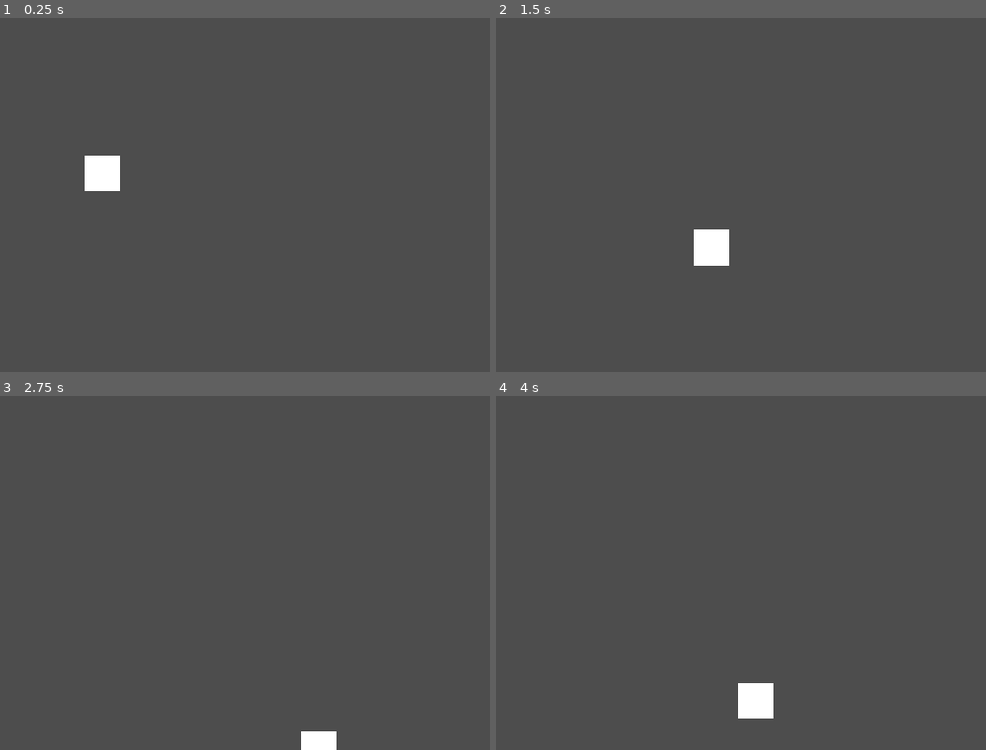
Above: before the commit, frames 1-4 (two rows, left to right).
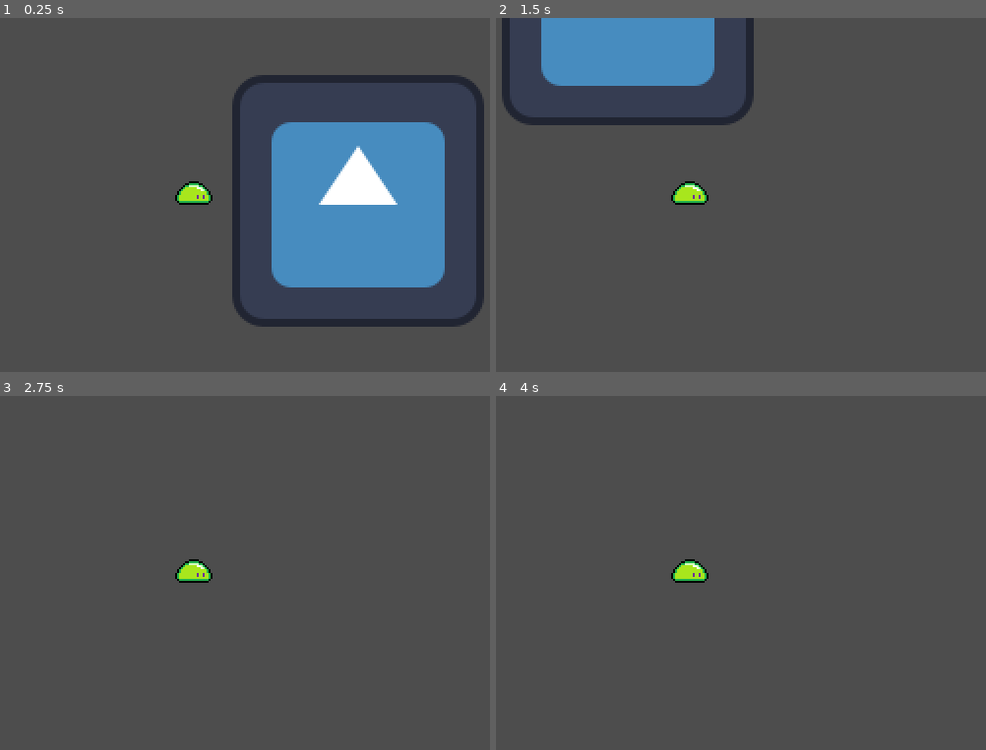
Above: after the commit, the same moments.

Repository: ryderlopeman10-dotcom/haven-dunlap-26-jam
Game: Godot game, scene res://Scenes/test_scene.tscn
The game is run twice, just before and just after one commit, with the same random seed, the same clock (stepped at 60 frames per second) and the same inputs. The engine's default icon, where the game draws it, is replaced by a stand-in: a white triangle on a blue panel in a dark square.
Inputs:
- Up to frame 1 (0.25 s): no input
- Up to frame 2 (1.5 s): tap Enter at 0.5 s; hold D (Right) 0.53-1.28 s; tap Space (Jump) at 0.77 s; hold S (Down) from 1.28 s (still down)
- Up to frame 3 (2.75 s): tap Space (Jump) at 1.52 s; release S (Down) at 2.03 s; hold D (Right) from 2.03 s (still down)
- Up to frame 4 (4 s): release D (Right) at 2.78 s; hold W (Up) 2.78-3.53 s; tap Space (Jump) at 3.02, 3.77 s; hold A (Left) from 3.53 s (still down)

The runs differ from the first frame. In frame 1, 22% of the frame differs, in the area x 17-99%, y 16-88%; in frame 2, 9.8%; in frame 3, 0.8%; in frame 4, 1.1%.

Commit message:
Not Sure What I Did

Diff:
--- a/haven-project-26/Player/player.gd
+++ b/haven-project-26/Player/player.gd
@@ -3,9 +3,12 @@
 @onready var falling_timer: Timer = $"Falling Timer"
 @onready var player_collision_shape: CollisionShape2D = $CollisionShape2D
 
+@onready var sprite: AnimatedSprite2D = $AnimatedSprite2D
+
 var movement_speed : int = 150
+var moving : bool = false
 
-var jump_height : int = -3000
+var jump_height : int = -5000
 var can_jump : bool = true
 var is_jumping : bool = false
 var first_jump : bool = false
@@ -31,13 +34,17 @@
 		first_jump = true
 
 	if dir_x:
+		moving = true
 		velocity.x = dir_x * movement_speed
+	else:
+		moving = false
 
 	if is_jumping:
 		return
 
 	if dir_y:
-			velocity.y = dir_y * movement_speed
+		moving = true
+		velocity.y = dir_y * movement_speed
 
 	move_and_slide()
 
--- a/haven-project-26/Player/player.tscn
+++ b/haven-project-26/Player/player.tscn
@@ -1,24 +1,77 @@
 [gd_scene format=3 uid="uid://ccpj8r6a7w0c0"]
 
 [ext_resource type="Script" uid="uid://bkp18v3ffcgem" path="res://Player/player.gd" id="1_l8h54"]
+[ext_resource type="Texture2D" uid="uid://5s4fur57eh36" path="res://Player/pixil-frame-0.png" id="2_btcbx"]
+[ext_resource type="Texture2D" uid="uid://mpib7crvfekb" path="res://Player/slime.png" id="3_gwnis"]
 
-[sub_resource type="BoxMesh" id="BoxMesh_7r1ys"]
+[sub_resource type="AtlasTexture" id="AtlasTexture_k53q1"]
+atlas = ExtResource("2_btcbx")
+region = Rect2(0, 0, 25, 19)
 
-[sub_resource type="CircleShape2D" id="CircleShape2D_7r1ys"]
-radius = 29.274563
+[sub_resource type="AtlasTexture" id="AtlasTexture_fhl08"]
+atlas = ExtResource("3_gwnis")
+region = Rect2(0, 0, 25, 19)
+
+[sub_resource type="AtlasTexture" id="AtlasTexture_vtle1"]
+atlas = ExtResource("3_gwnis")
+region = Rect2(25, 0, 25, 19)
+
+[sub_resource type="AtlasTexture" id="AtlasTexture_od3ui"]
+atlas = ExtResource("3_gwnis")
+region = Rect2(50, 0, 25, 19)
+
+[sub_resource type="AtlasTexture" id="AtlasTexture_00tjw"]
+atlas = ExtResource("3_gwnis")
+region = Rect2(75, 0, 25, 19)
+
+[sub_resource type="SpriteFrames" id="SpriteFrames_7r1ys"]
+animations = [{
+"frames": [{
+"duration": 1.0,
+"texture": SubResource("AtlasTexture_k53q1")
+}],
+"loop": 1,
+"name": &"idle",
+"speed": 5.0
+}, {
+"frames": [{
+"duration": 1.0,
+"texture": SubResource("AtlasTexture_fhl08")
+}, {
+"duration": 1.0,
+"texture": SubResource("AtlasTexture_vtle1")
+}, {
+"duration": 1.0,
+"texture": SubResource("AtlasTexture_od3ui")
+}, {
+"duration": 1.0,
+"texture": SubResource("AtlasTexture_00tjw")
+}],
+"loop": 1,
+"name": &"walk",
+"speed": 8.0
+}]
+
+[sub_resource type="RectangleShape2D" id="RectangleShape2D_irdi4"]
+size = Vector2(23, 12)
 
 [node name="Player" type="CharacterBody2D" unique_id=168181456]
 script = ExtResource("1_l8h54")
 
-[node name="MeshInstance2D" type="MeshInstance2D" parent="." unique_id=1131507051]
-scale = Vector2(36.5, 36.5)
-mesh = SubResource("BoxMesh_7r1ys")
+[node name="AnimatedSprite2D" type="AnimatedSprite2D" parent="." unique_id=2021939238]
+position = Vector2(-2.5, -4.5)
+sprite_frames = SubResource("SpriteFrames_7r1ys")
+animation = &"idle"
 
 [node name="CollisionShape2D" type="CollisionShape2D" parent="." unique_id=1173162886]
-shape = SubResource("CircleShape2D_7r1ys")
+position = Vector2(-1.5, -1)
+shape = SubResource("RectangleShape2D_irdi4")
 
 [node name="Falling Timer" type="Timer" parent="." unique_id=1928887462]
-wait_time = 0.3
+wait_time = 0.5
 one_shot = true
 
+[node name="Camera2D" type="Camera2D" parent="." unique_id=490995291]
+zoom = Vector2(2, 2)
+
 [connection signal="timeout" from="Falling Timer" to="." method="_on_timer_timeout"]
--- a/haven-project-26/Scenes/test_scene.tscn
+++ b/haven-project-26/Scenes/test_scene.tscn
@@ -1,8 +1,13 @@
 [gd_scene format=3 uid="uid://douct5wj5ie1k"]
 
 [ext_resource type="PackedScene" uid="uid://ccpj8r6a7w0c0" path="res://Player/player.tscn" id="1_3dogw"]
+[ext_resource type="Texture2D" uid="uid://4agx8eao0akq" path="res://icon.svg" id="1_r5l72"]
 
 [node name="Test Scene" type="Node2D" unique_id=2086546632]
 
+[node name="Icon" type="Sprite2D" parent="." unique_id=853869091]
+position = Vector2(376, 273)
+texture = ExtResource("1_r5l72")
+
 [node name="Player" parent="." unique_id=168181456 instance=ExtResource("1_3dogw")]
-position = Vector2(226, 158)
+position = Vector2(293, 270)
--- a/haven-project-26/project.godot
+++ b/haven-project-26/project.godot
@@ -66,6 +66,7 @@
 
 [rendering]
 
+textures/canvas_textures/default_texture_filter=0
 rendering_device/driver.windows="d3d12"
 renderer/rendering_method="gl_compatibility"
 renderer/rendering_method.mobile="gl_compatibility"
Binary file added: haven-project-26/Player/pixil-frame-0.png
Not shown, added: haven-project-26/Player/pixil-frame-0.png.import
Binary file added: haven-project-26/Player/slime.png
Not shown, added: haven-project-26/Player/slime.png.import
